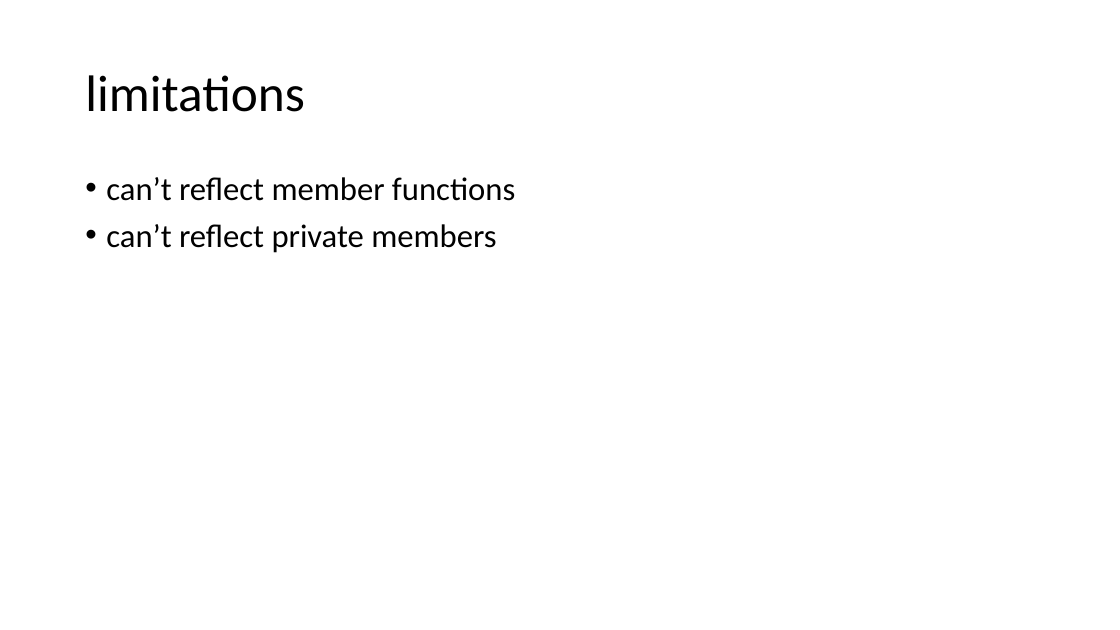
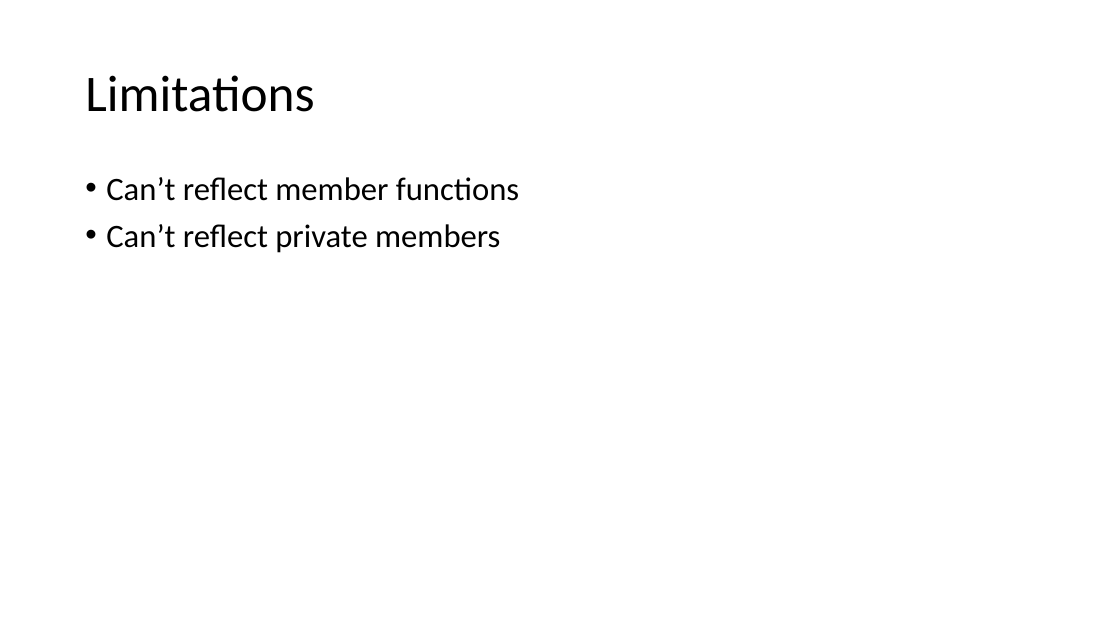
Before and after one commit to qicosmos/cppcon2017, a slide deck: slide 43 of cppcon2017.pptx. Drawn at 1120x630 pixels with LibreOffice and Linux fonts; fonts in the diff are those of the drawing. Boxes give left, top, right and bottom in pixels: in the first picture for what was removed or moved away, otherwise in the second. Text is boxed around its words. In the diff, an @@ line names an element or a change of style, - is before the commit and + after.

```diff
--- a/cppcon2017.pptx
+++ b/cppcon2017.pptx
@@ title at (x1=85, y1=75, x2=314, y2=112): text changed @@
-limitations
+Limitations
@@ text at (x1=106, y1=177, x2=519, y2=253): text changed @@
-• can’t reflect member functions
-• can’t reflect private members
+• Can’t reflect member functions
+• Can’t reflect private members
```
Also in this commit, not shown: 36 other slides changed.
